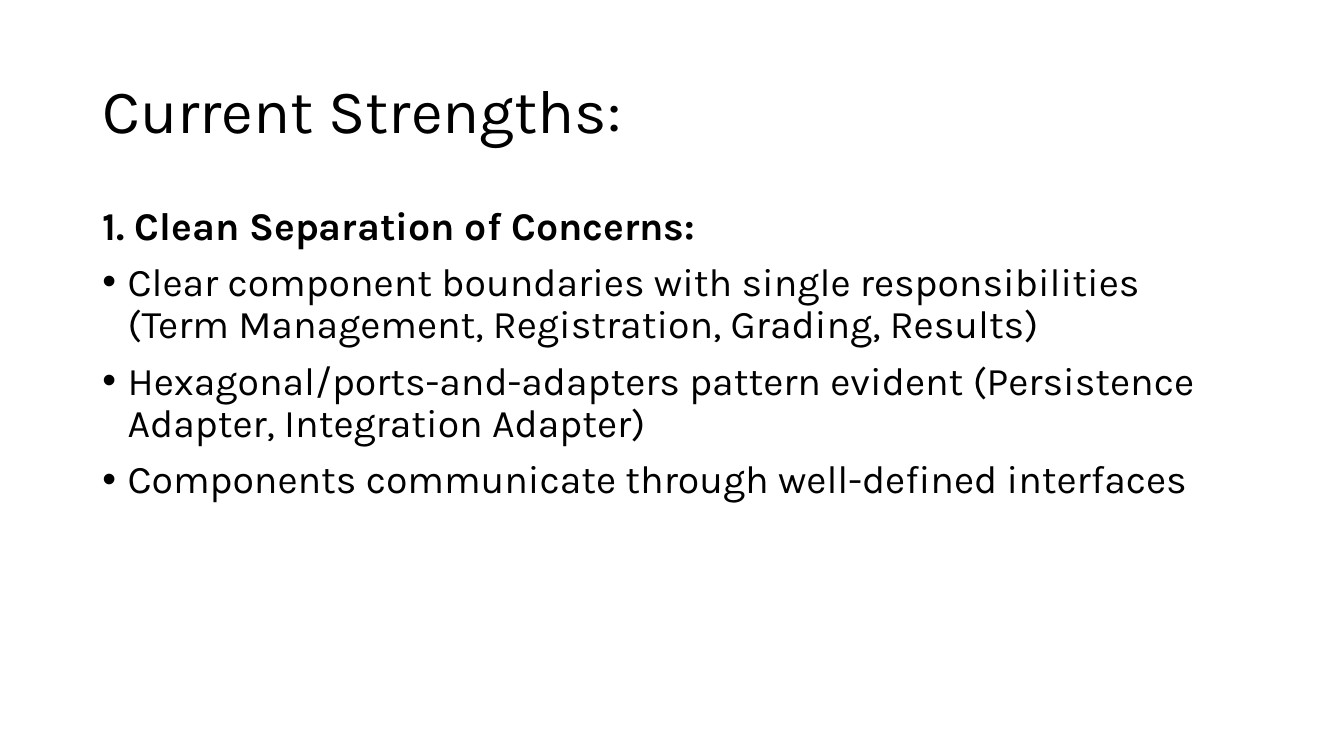
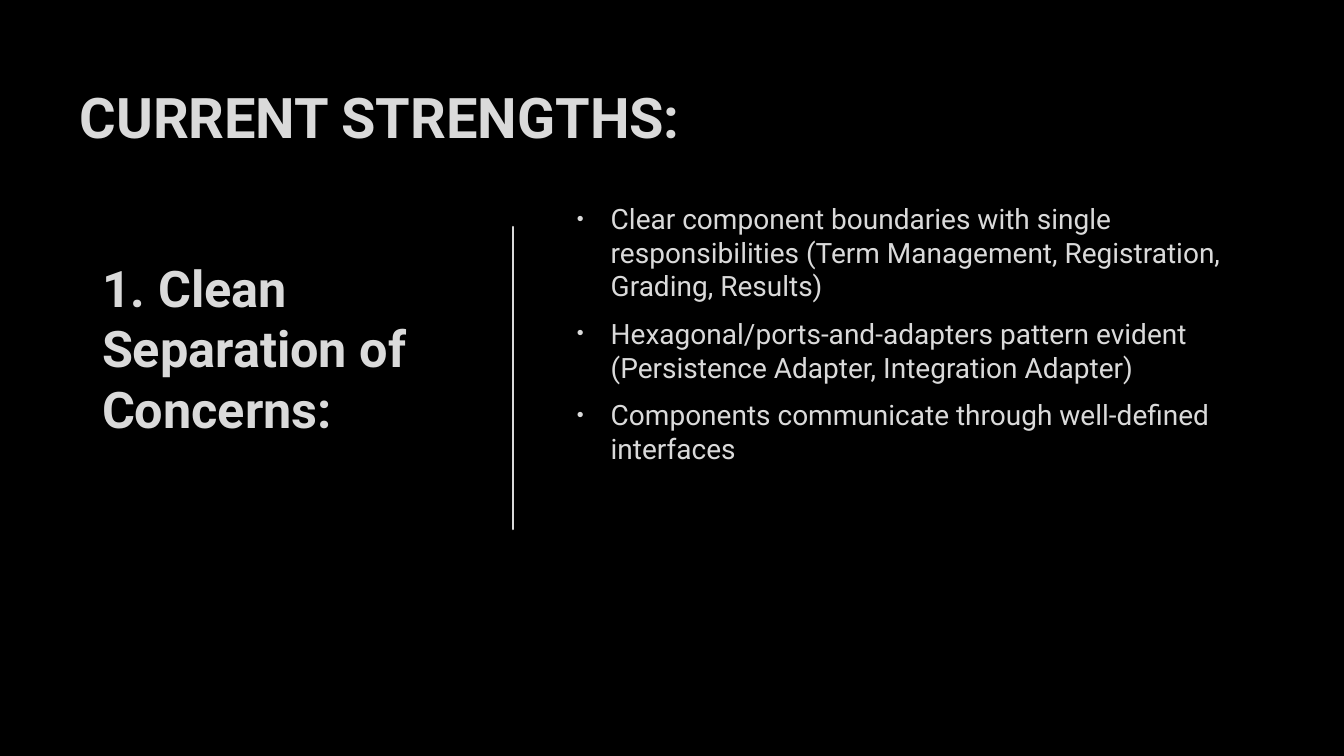
Before and after one commit to mayembe-martin/software_architecture_schedules, a slide deck: slide 9 of M2/Presentation_Qualities.pptx. Drawn at 1344x756 pixels with LibreOffice and Linux fonts; fonts in the diff are those of the drawing; background and template pictures are left out. Boxes give left, top, right and bottom in pixels: in the first picture for what was removed or moved away, otherwise in the second. Text is boxed around its words. In the diff, an @@ line names an element or a change of style, - is before the commit and + after.

```diff
--- a/M2/Presentation_Qualities.pptx
+++ b/M2/Presentation_Qualities.pptx
@@ background #FFFFFF to picture (left out) @@
@@ text "CURRENT STRENGTHS:" at [80, 97, 680, 139]: vertical alignment middle to bottom @@
@@ text at [80, 97, 680, 139]: text changed; size 44 to 40 pt; font Karla to Roboto; text colour #000000 to #DADADA; bold on @@
-Current Strengths:
+CURRENT STRENGTHS:
@@ text "Clear component boundaries with single ...": place and size @@
-text "Clear component boundaries with single ..." at [102, 212, 1194, 503]
+text "Clear component boundaries with single ..." at [611, 208, 1220, 460]
@@ text "Clear component boundaries with single ..." at [611, 208, 1220, 460]: size 28 to 20 pt, font Karla to Roboto, text colour #000000 to #DADADA, letter outline none to #404040 0.75 pt; indent changed; line spacing 0.9 to 1; vertical alignment top to middle @@
@@ text at [102, 212, 695, 250]: paragraph removed @@
-1. Clean Separation of Concerns:
@@ line added from (513, 227) to (513, 529), #DADADA 1.5 pt @@
@@ title added at [102, 269, 407, 429], 36 pt, text #DADADA, bold @@
+1. Clean Separation of Concerns:
```
Also in this commit, not shown: 18 other slides changed, 4 slides added, 1 slide removed.
